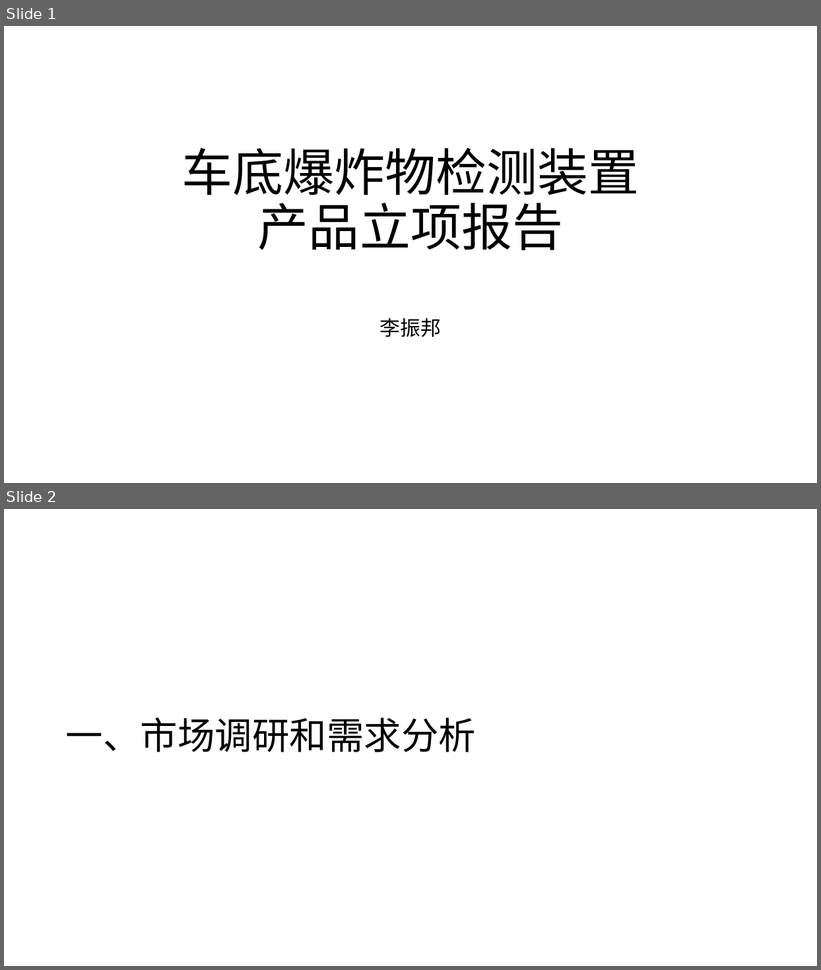
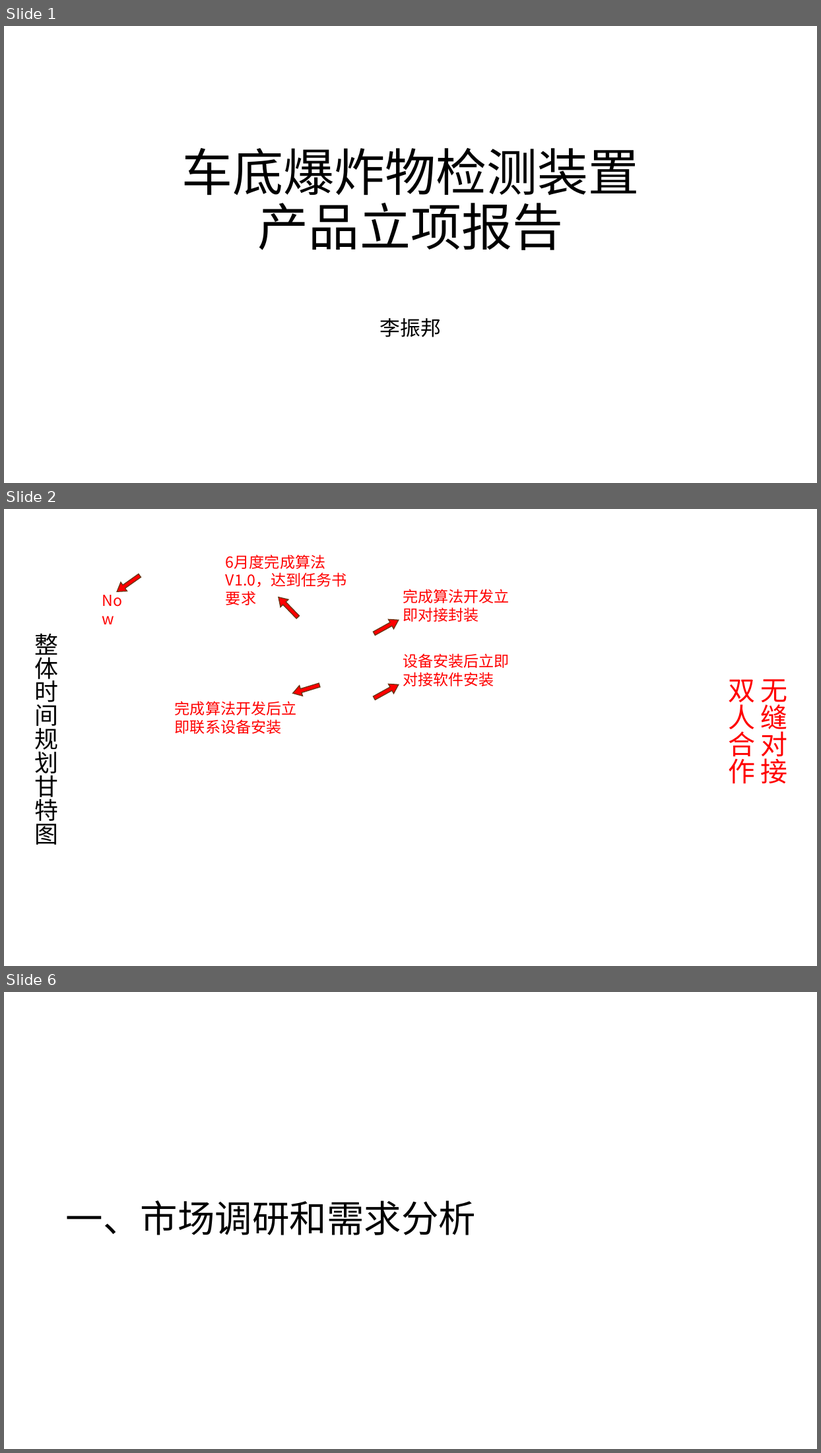
Before and after one commit to lizhenbang56/Papers, a slide deck: papers/车底检测/车底爆炸物检测装置产品立项报告.pptx. Shown one above the other, each under a label of ours: slides 1 and 2 before the commit, slides 1, 2 and 6 after it; the slides between them are not shown. The pictures are 821x970 and 821x1453 pixels, drawn with LibreOffice and Linux fonts; fonts in the diff are those of the drawing; background and template pictures are left out. Boxes give left, top, right and bottom in pixels: in the first picture for what was removed or moved away, otherwise in the second. Text is boxed around its words. In the diff, an @@ line names an element or a change of style, - is before the commit and + after.

```diff
--- a/papers/车底检测/车底爆炸物检测装置产品立项报告.pptx
+++ b/papers/车底检测/车底爆炸物检测装置产品立项报告.pptx
@@ slide 2 added at bbox=[4, 509, 817, 966], background picture (left out) @@
@@ right arrow added at bbox=[114, 571, 143, 596], fill #FF0000, outline #683715 1 pt @@
@@ text added at bbox=[226, 572, 347, 605], 18 pt, text #FF0000 @@
+6月度完成算法V1.0，达到任务书要求
@@ text added at bbox=[96, 588, 139, 613], 18 pt, text #FF0000 @@
+Now
@@ right arrow added at bbox=[275, 593, 302, 621], fill #FF0000, outline #683715 1 pt @@
@@ text added at bbox=[403, 589, 510, 622], 18 pt, text #FF0000 @@
+完成算法开发立即对接封装
@@ right arrow added at bbox=[372, 615, 401, 638], fill #FF0000, outline #683715 1 pt @@
@@ text added at bbox=[35, 633, 59, 845], 28 pt, text #000000 @@
+整体时间规划甘特图
@@ text added at bbox=[403, 654, 510, 687], 18 pt, text #FF0000 @@
+设备安装后立即对接软件安装
@@ right arrow added at bbox=[292, 680, 321, 699], fill #FF0000, outline #683715 1 pt @@
@@ right arrow added at bbox=[372, 680, 401, 703], fill #FF0000, outline #683715 1 pt @@
@@ text added at bbox=[760, 679, 787, 784], 32 pt, text #FF0000 @@
+无缝对接
+双人合作
@@ text added at bbox=[175, 701, 297, 734], 18 pt, text #FF0000 @@
+完成算法开发后立即联系设备安装
@@ what was slide 2 is now slide 6 @@
```
Also in this commit, not shown: 16 other slides added, 37 other files.
